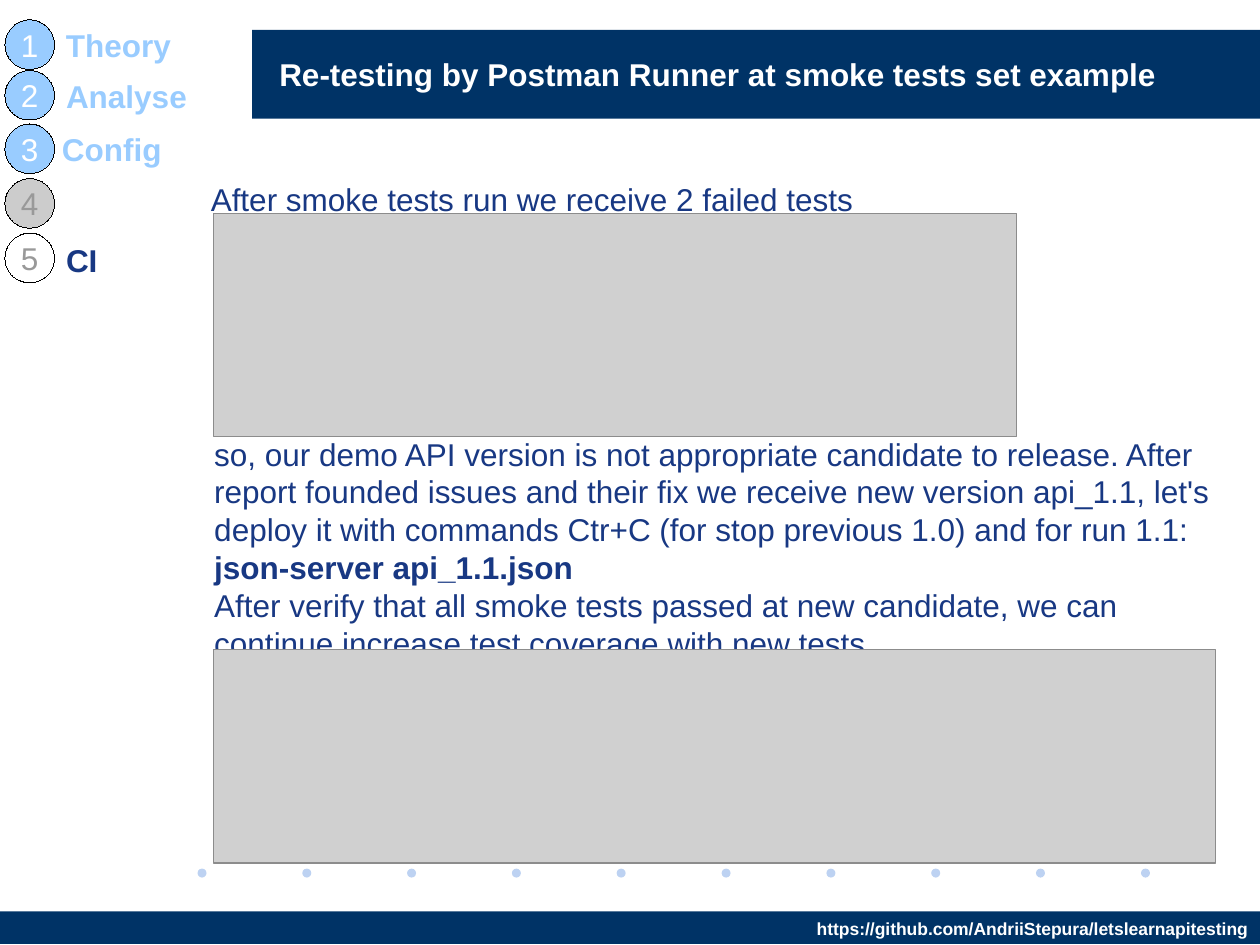
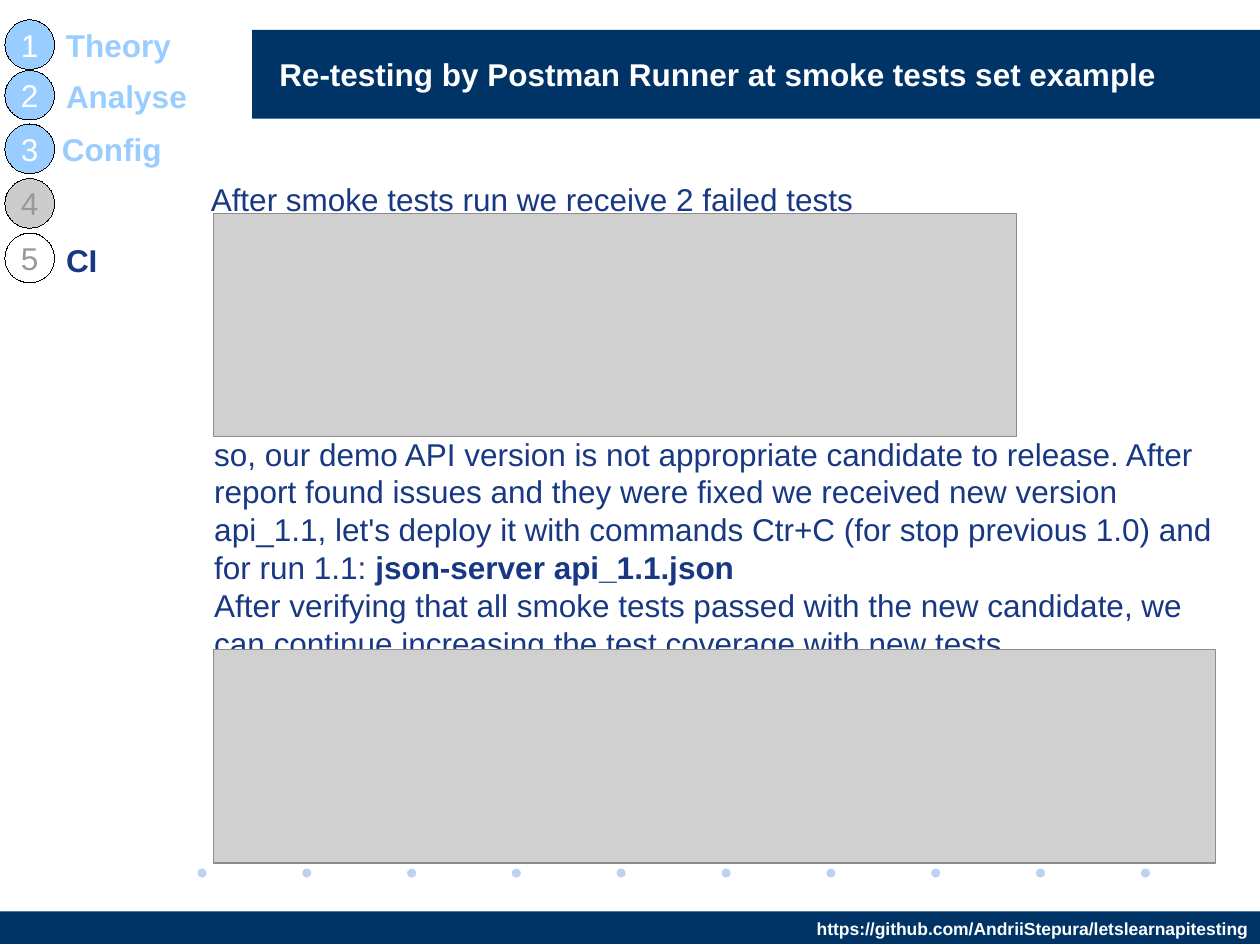
Before and after one commit to AndriiStepura/letslearnapitesting, a slide deck: slide 21 of StartTestingApiWithPostman.odp. Drawn at 1260x945 pixels with LibreOffice and Linux fonts; fonts in the diff are those of the drawing; grey boxes stand for pictures; background and template pictures are left out. Boxes give left, top, right and bottom in pixels: in the first picture for what was removed or moved away, otherwise in the second. Text is boxed around its words. In the diff, an @@ line names an element or a change of style, - is before the commit and + after.

Commit message:
James Wafer – Translation and grammar review https://www.linkedin.com/in/james-wafer-44712165/

```diff
--- a/StartTestingApiWithPostman.odp
+++ b/StartTestingApiWithPostman.odp
@@ text at <box>214,443,1212,650</box>: text changed @@
-so, our demo API version is not appropriate candidate to release. After report founded issues and their fix we receive new version api_1.1, let's deploy it with commands Ctr+C (for stop previous 1.0) and for run 1.1:
-json-server api_1.1.json
-After verify that all smoke tests passed at new candidate, we can continue increase test coverage with new tests.
+so, our demo API version is not appropriate candidate to release. After report found issues and they were fixed we received new version api_1.1, let's deploy it with commands Ctr+C (for stop previous 1.0) and for run 1.1: json-server api_1.1.json
+After verifying that all smoke tests passed with the new candidate, we can continue increasing the test coverage with new tests.
```
Also in this commit, not shown: 22 other slides changed.
